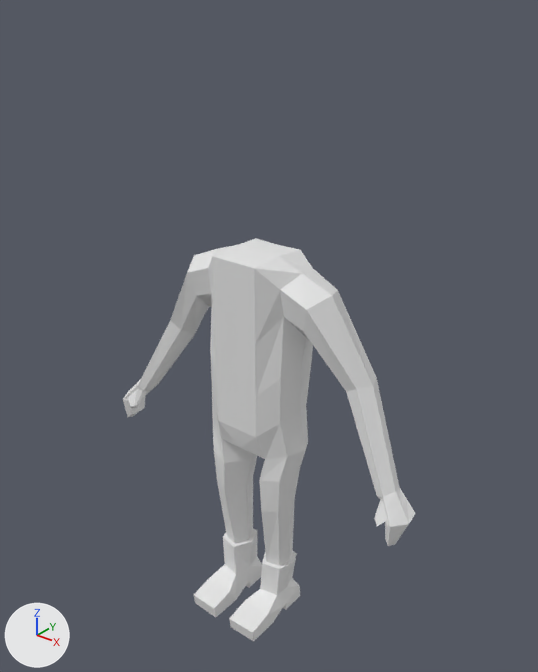
The Blender file My-Blender-3D-Models/animated-character.blend: old version first, new version second.
Camera for both pictures: a 50 mm lens placed at (3.44, -4.11, 2.85), pointed at (0.05, 0.14, 0.21). The axes (+X, +Y, +Z) are drawn at lower left. The lights are the same throughout.

Names of what the first picture shows: 'Character'.
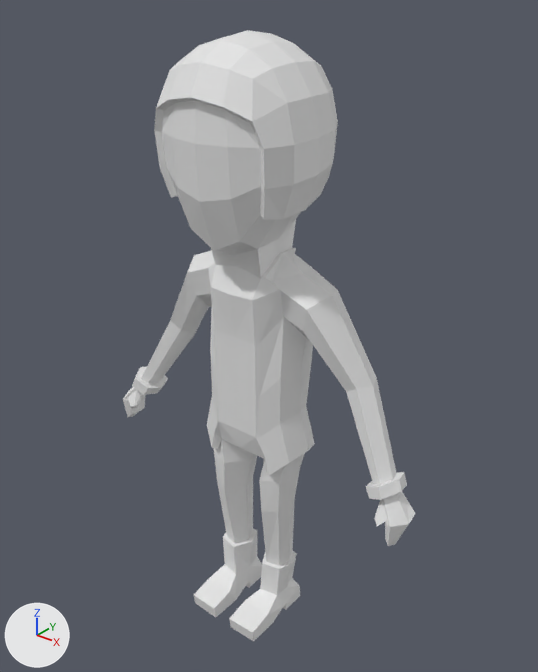
Location of each change, (x1, y1, x2, y2) in pixels of the pictures (538 x 672 px):
'Character', reshaped (51% taller): before (123, 238, 415, 641); after (123, 30, 415, 641)
part 1 of me_cube, built on: before (138, 238, 399, 497); after (132, 30, 407, 500)

The change, as a list of edits to the scene's bpy script:
```text
Change me_cube:
    used by ob_character; location = (0.0, 0.0, 0.0)
    remove me_cube.from_pydata(...)  # 139 vertices, 132 faces; spans x 0.0..1.54, y -0.48..0.36, z -2.48..0.96
    add me_cube.from_pydata(...)  # 268 vertices, 250 faces; spans x 0.0..1.54, y -0.59..0.56, z -2.48..2.51
    me_cube part 1
    2 vertices are removed from x 0.0..0.2, y -0.23..0.05, z 0.94..0.96
    24 faces are deleted
    6 vertices move from x 0.0..0.41, y -0.23..0.31, z -0.82..0.96 to x 0.0..0.41, y -0.27..0.24, z -0.82..0.95
    131 vertices are added at x 0.0..1.43, y -0.59..0.56, z -0.85..2.51
    142 new faces join them
```
